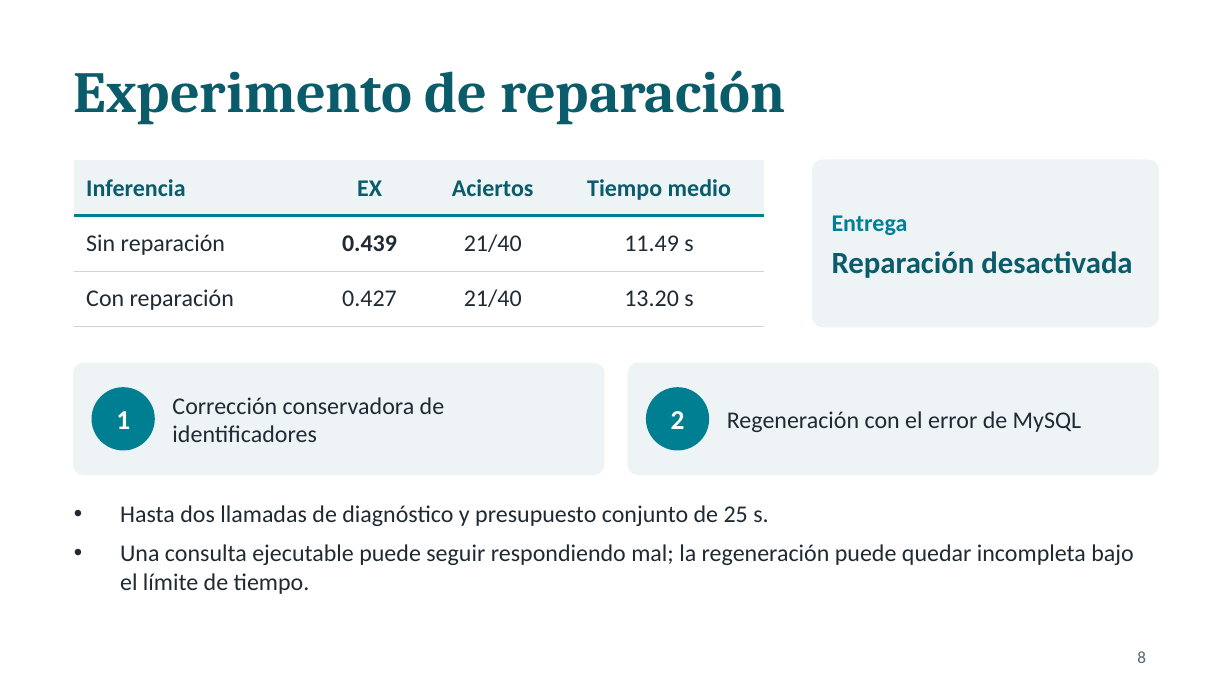
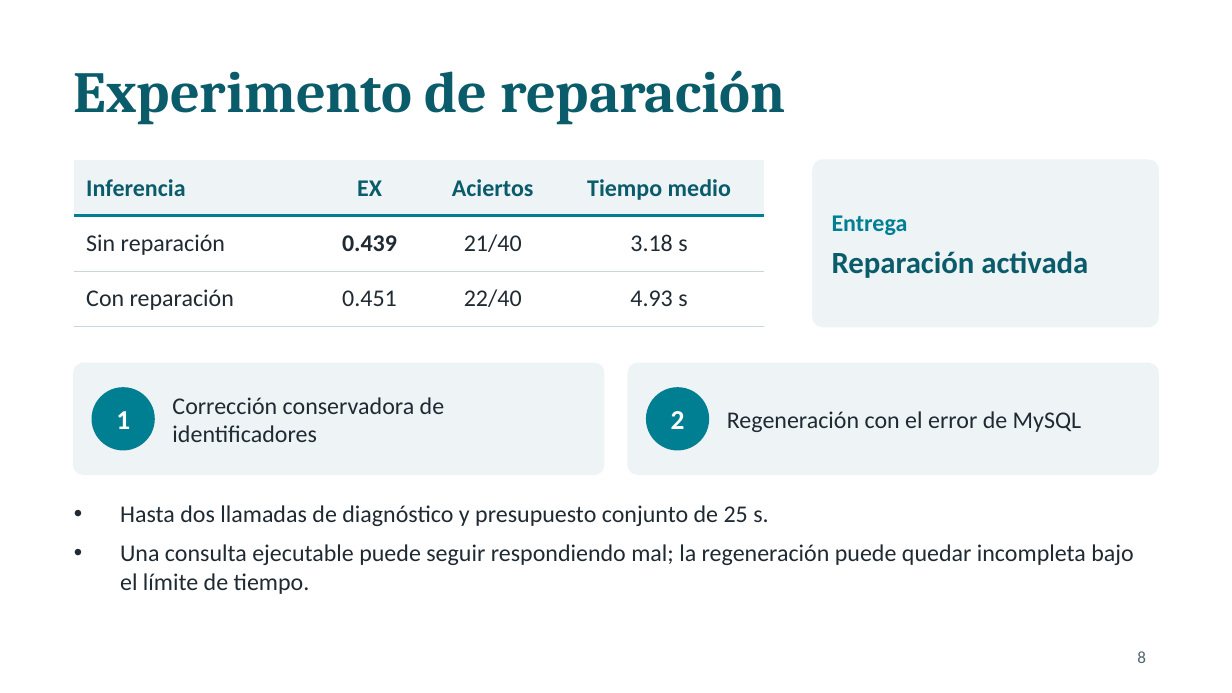
Before and after one commit to Anton17303/Deep-Learning, a slide deck: slide 8 of presentacion_proyecto.pptx. Drawn at 1232x693 pixels with LibreOffice and Linux fonts; fonts in the diff are those of the drawing. Boxes give left, top, right and bottom in pixels: in the first picture for what was removed or moved away, otherwise in the second. Text is boxed around its words. In the diff, an @@ line names an element or a change of style, - is before the commit and + after.

```diff
--- a/presentacion_proyecto.pptx
+++ b/presentacion_proyecto.pptx
@@ table at [74, 160, 764, 326] @@
-row 2, column 4: 11.49 s
+row 2, column 4: 3.18 s
-row 3: Con reparación | 0.427 | 21/40 | 13.20 s
+row 3: Con reparación | 0.451 | 22/40 | 4.93 s
@@ text at [832, 251, 1088, 278]: text changed @@
-Reparación desactivada
+Reparación activada
```
Also in this commit, not shown: 6 other slides changed, 5 other files.
